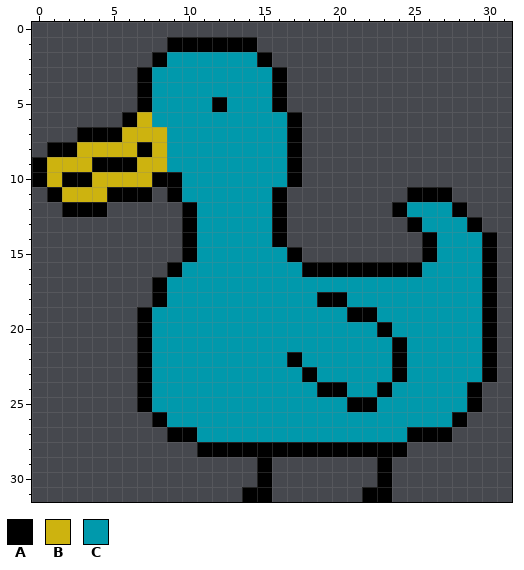
Pixel-art file -- WIP/Chris Bird.aseprite. This is how it looked before the edit.
32x32 pixels, 1 frame.
Palette (. is transparent): A #000000  B #cdb30f  C #0099ac
Pixels before, first column x 0:
 1 .........AAAAAA................
 2 ........ACCCCCCA...............
 3 .......ACCCCCCCCA..............
 4 .......ACCCCCCCCA..............
 5 .......ACCCCACCCA..............
 6 ......ABCCCCCCCCCA.............
 7 ...AAABBBCCCCCCCCA.............
 8 .AABBBBABCCCCCCCCA.............
 9 ABBBAAABBCCCCCCCCA.............
10 ABAABBBBAACCCCCCCA.............
11 .ABBBAAA.ACCCCCCA........AAA...
12 ..AAA.....ACCCCCA.......ACCCA..
13 ..........ACCCCCA........ACCCA.
14 ..........ACCCCCA.........ACCCA
15 ..........ACCCCCCA........ACCCA
16 .........ACCCCCCCCAAAAAAAACCCCA
17 ........ACCCCCCCCCCCCCCCCCCCCCA
18 ........ACCCCCCCCCCAACCCCCCCCCA
19 .......ACCCCCCCCCCCCCAACCCCCCCA
20 .......ACCCCCCCCCCCCCCCACCCCCCA
21 .......ACCCCCCCCCCCCCCCCACCCCCA
22 .......ACCCCCCCCCACCCCCCACCCCCA
23 .......ACCCCCCCCCCACCCCCACCCCCA
24 .......ACCCCCCCCCCCAACCACCCCCA.
25 .......ACCCCCCCCCCCCCAACCCCCCA.
26 ........ACCCCCCCCCCCCCCCCCCCA..
27 .........AACCCCCCCCCCCCCCAAA...
28 ...........AAAAAAAAAAAAAA......
29 ...............A.......A.......
30 ...............A.......A.......
31 ..............AA......AA.......
Once edited:
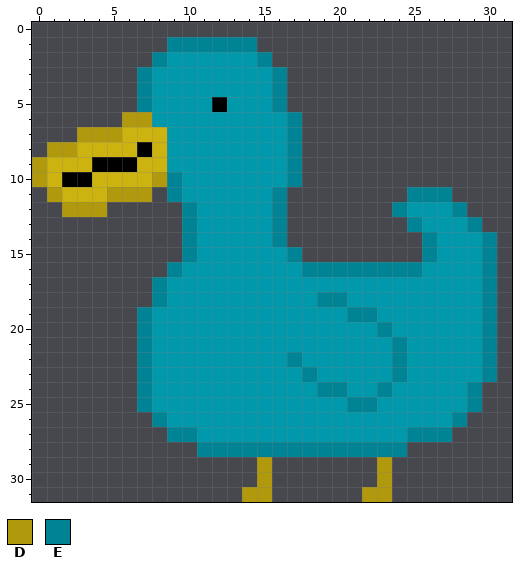
Colours new in this view: D #b0990c  E #008495
What changed:
{"y":1,"x":9,"old":"AAAAAA","new":"EEEEEE"}
{"y":2,"x":8,"old":"A","new":"E"}
{"y":2,"x":15,"old":"A","new":"E"}
{"y":3,"x":7,"old":"A","new":"E"}
{"y":3,"x":16,"old":"A","new":"E"}
{"y":4,"x":7,"old":"A","new":"E"}
{"y":4,"x":16,"old":"A","new":"E"}
{"y":5,"x":7,"old":"A","new":"E"}
{"y":5,"x":16,"old":"A","new":"E"}
{"y":6,"x":6,"old":"AB","new":"DD"}
{"y":6,"x":17,"old":"A","new":"E"}
{"y":7,"x":3,"old":"AAA","new":"DDD"}
{"y":7,"x":17,"old":"A","new":"E"}
{"y":8,"x":1,"old":"AA","new":"DD"}
{"y":8,"x":17,"old":"A","new":"E"}
{"y":9,"x":0,"old":"A","new":"D"}
{"y":9,"x":17,"old":"A","new":"E"}
{"y":10,"x":0,"old":"A","new":"D"}
{"y":10,"x":8,"old":"AA","new":"DE"}
{"y":10,"x":17,"old":"A","new":"E"}
{"y":11,"x":1,"old":"A","new":"D"}
{"y":11,"x":5,"old":"AAA","new":"DDD"}
{"y":11,"x":9,"old":"A","new":"E"}
{"y":11,"x":16,"old":"A","new":"E"}
{"y":11,"x":25,"old":"AAA","new":"EEE"}
{"y":12,"x":2,"old":"AAA","new":"DDD"}
{"y":12,"x":10,"old":"A","new":"E"}
{"y":12,"x":16,"old":"A","new":"E"}
{"y":12,"x":24,"old":"A","new":"E"}
{"y":12,"x":28,"old":"A","new":"E"}
{"y":13,"x":10,"old":"A","new":"E"}
{"y":13,"x":16,"old":"A","new":"E"}
{"y":13,"x":25,"old":"A","new":"E"}
{"y":13,"x":29,"old":"A","new":"E"}
{"y":14,"x":10,"old":"A","new":"E"}
{"y":14,"x":16,"old":"A","new":"E"}
{"y":14,"x":26,"old":"A","new":"E"}
{"y":14,"x":30,"old":"A","new":"E"}
{"y":15,"x":10,"old":"A","new":"E"}
{"y":15,"x":17,"old":"A","new":"E"}
{"y":15,"x":26,"old":"A","new":"E"}
{"y":15,"x":30,"old":"A","new":"E"}
{"y":16,"x":9,"old":"A","new":"E"}
{"y":16,"x":18,"old":"AAAAAAAA","new":"EEEEEEEE"}
{"y":16,"x":30,"old":"A","new":"E"}
{"y":17,"x":8,"old":"A","new":"E"}
{"y":17,"x":30,"old":"A","new":"E"}
{"y":18,"x":8,"old":"A","new":"E"}
{"y":18,"x":19,"old":"AA","new":"EE"}
{"y":18,"x":30,"old":"A","new":"E"}
{"y":19,"x":7,"old":"A","new":"E"}
{"y":19,"x":21,"old":"AA","new":"EE"}
{"y":19,"x":30,"old":"A","new":"E"}
{"y":20,"x":7,"old":"A","new":"E"}
{"y":20,"x":23,"old":"A","new":"E"}
{"y":20,"x":30,"old":"A","new":"E"}
{"y":21,"x":7,"old":"A","new":"E"}
{"y":21,"x":24,"old":"A","new":"E"}
{"y":21,"x":30,"old":"A","new":"E"}
{"y":22,"x":7,"old":"A","new":"E"}
{"y":22,"x":17,"old":"A","new":"E"}
{"y":22,"x":24,"old":"A","new":"E"}
{"y":22,"x":30,"old":"A","new":"E"}
{"y":23,"x":7,"old":"A","new":"E"}
{"y":23,"x":18,"old":"A","new":"E"}
{"y":23,"x":24,"old":"A","new":"E"}
{"y":23,"x":30,"old":"A","new":"E"}
{"y":24,"x":7,"old":"A","new":"E"}
{"y":24,"x":19,"old":"AA","new":"EE"}
{"y":24,"x":23,"old":"A","new":"E"}
{"y":24,"x":29,"old":"A","new":"E"}
{"y":25,"x":7,"old":"A","new":"E"}
{"y":25,"x":21,"old":"AA","new":"EE"}
{"y":25,"x":29,"old":"A","new":"E"}
{"y":26,"x":8,"old":"A","new":"E"}
{"y":26,"x":28,"old":"A","new":"E"}
{"y":27,"x":9,"old":"AA","new":"EE"}
{"y":27,"x":25,"old":"AAA","new":"EEE"}
{"y":28,"x":11,"old":"AAAAAAAAAAAAAA","new":"EEEEEEEEEEEEEE"}
{"y":29,"x":15,"old":"A","new":"D"}
{"y":29,"x":23,"old":"A","new":"D"}
{"y":30,"x":15,"old":"A","new":"D"}
{"y":30,"x":23,"old":"A","new":"D"}
{"y":31,"x":14,"old":"AA","new":"DD"}
{"y":31,"x":22,"old":"AA","new":"DD"}
{"label":"changed","picture_box":[32,37,497,502]}
